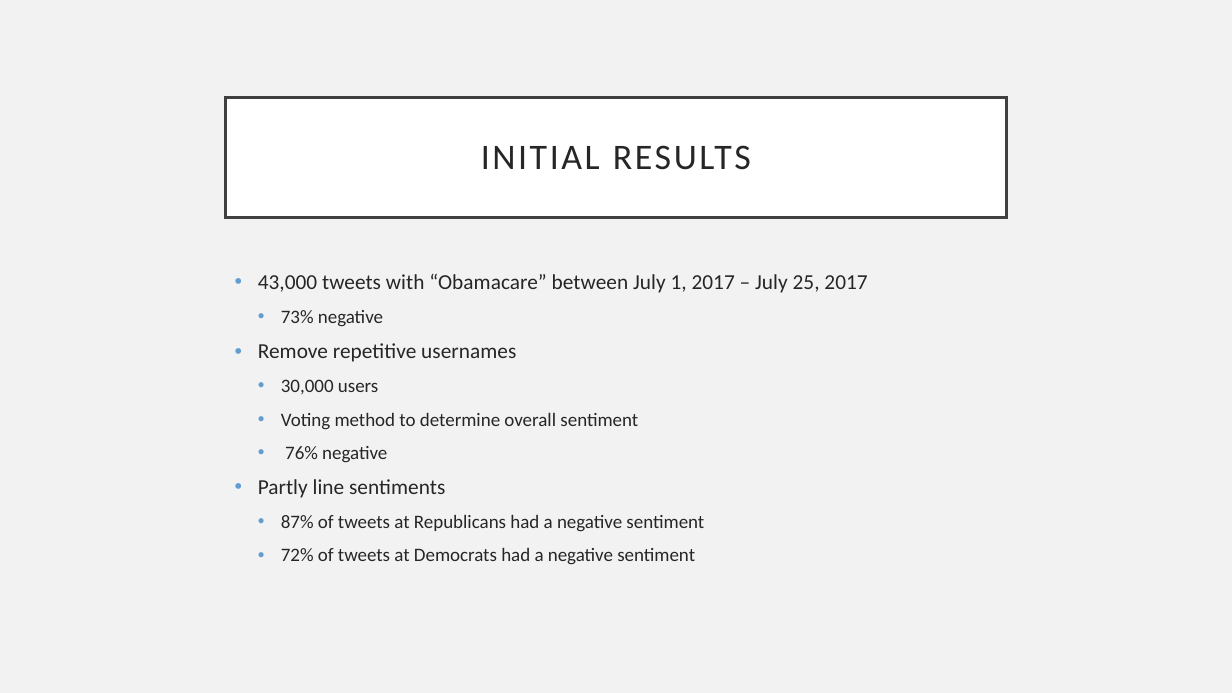
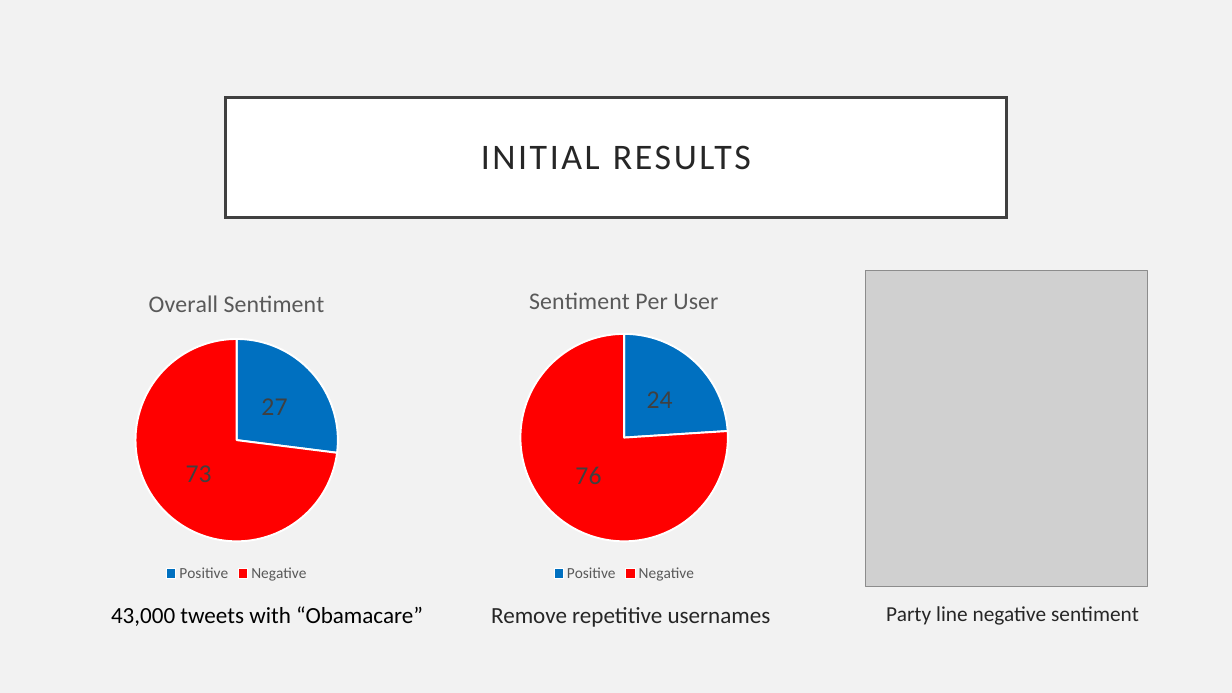
Before and after one commit to oliviaroy20/SocialSensing, a slide deck: slide 6 of Mid-Term Presenation.pptx. Drawn at 1232x693 pixels with LibreOffice and Linux fonts; fonts in the diff are those of the drawing; grey boxes stand for pictures. Boxes give left, top, right and bottom in pixels: in the first picture for what was removed or moved away, otherwise in the second. Text is boxed around its words. In the diff, an @@ line names an element or a change of style, - is before the commit and + after.

Commit message:
presentation final

```diff
--- a/Mid-Term Presenation.pptx
+++ b/Mid-Term Presenation.pptx
@@ pie chart added at [0,271,473,587] @@
+title "Overall Sentiment "
+categories: Positive, Negative
+Series 1: 27, 73
@@ text at [258,274,867,327]: paragraphs removed @@
-• 43,000 tweets with “Obamacare” between July 1, 2017 – July 25, 2017
-  • 73% negative
@@ pie chart added at [387,271,860,587] @@
+title "Sentiment Per User "
+categories: Positive, Negative
+Series 1: 24, 76
@@ picture added at [866,271,1149,587] @@
@@ text at [258,379,704,565]: paragraphs removed @@
-  • 30,000 users
-  • Voting method to determine overall sentiment
-  • 76% negative
-• Partly line sentiments
-  • 87% of tweets at Republicans had a negative sentiment
-  • 72% of tweets at Democrats had a negative sentiment
@@ text "Remove repetitive usernames": place and size @@
-text "Remove repetitive usernames" at [258,274,867,565]
+text "Remove repetitive usernames" at [491,607,771,627]
@@ text "Remove repetitive usernames" at [491,607,771,627]: size 16.6 to 18 pt; bullet • to none; list level 1 to 2 in "Remove repetitive usernames"; line spacing 0.9 to 1 @@
@@ text added at [111,606,423,626], 18 pt, text #000000 @@
+43,000 tweets with “Obamacare”
@@ text added at [886,606,1139,625], 16.6 pt, text #262626 @@
+  Party line negative sentiment
```
Also in this commit, not shown: 6 other slides changed.
